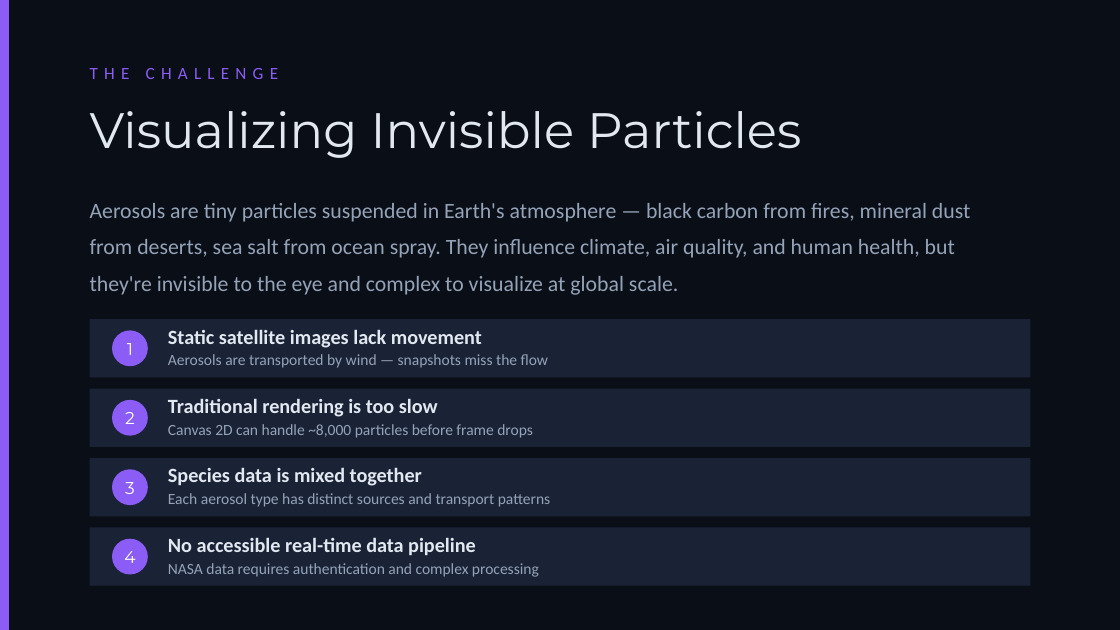
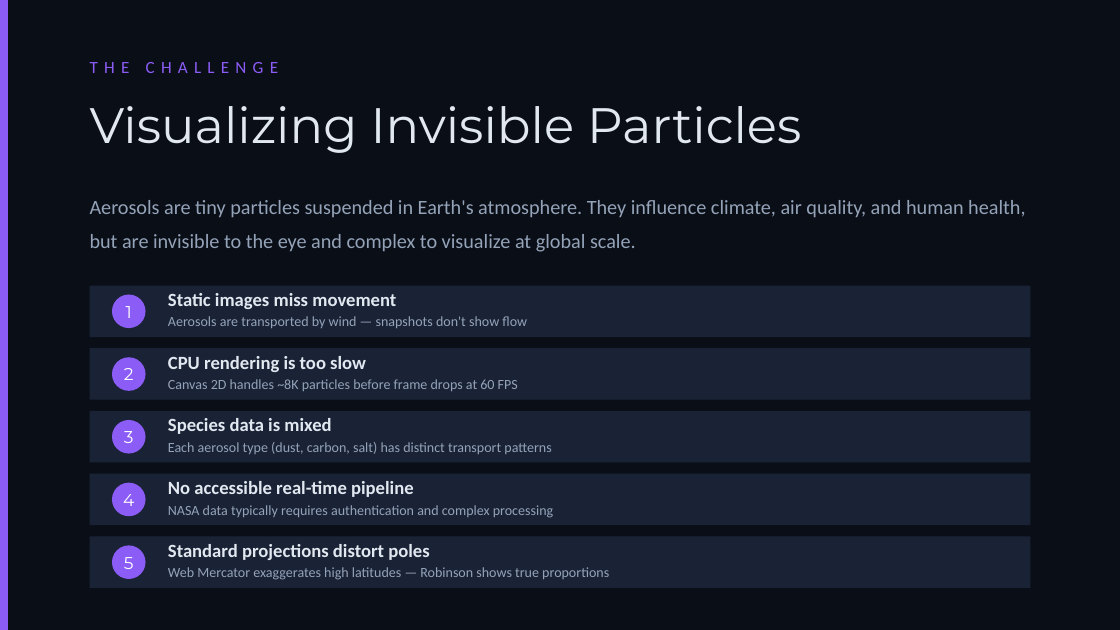
Before and after one commit to garridolecca/aerosols-globe, a slide deck: slide 2 of Earth_in_Action_Aerosols.pptx. Drawn at 1120x630 pixels with LibreOffice and Linux fonts; fonts in the diff are those of the drawing. Boxes give left, top, right and bottom in pixels: in the first picture for what was removed or moved away, otherwise in the second. Text is boxed around its words. In the diff, an @@ line names an element or a change of style, - is before the commit and + after.

```diff
--- a/Earth_in_Action_Aerosols.pptx
+++ b/Earth_in_Action_Aerosols.pptx
@@ text "THE CHALLENGE": place and size @@
-text "THE CHALLENGE" at [90, 68, 278, 79]
+text "THE CHALLENGE" at [90, 62, 278, 73]
@@ text "Visualizing Invisible Particles": place and size @@
-text "Visualizing Invisible Particles" at [90, 111, 801, 158]
+text "Visualizing Invisible Particles" at [90, 106, 801, 153]
@@ text at [90, 200, 1025, 252]: text changed; size 14 to 13 pt @@
-Aerosols are tiny particles suspended in Earth's atmosphere — black carbon from fires, mineral dust from deserts, sea salt from ocean spray. They influence climate, air quality, and human health, but they're invisible to the eye and complex to visualize at global scale.
+Aerosols are tiny particles suspended in Earth's atmosphere. They influence climate, air quality, and human health, but are invisible to the eye and complex to visualize at global scale.
@@ rectangle: place and size @@
-rectangle at [90, 319, 1030, 377]
+rectangle at [90, 286, 1030, 337]
@@ text "1": place and size @@
-text "1" at [127, 343, 133, 355]
+text "1" at [126, 306, 132, 318]
@@ ellipse: place and size @@
-ellipse at [112, 330, 148, 366]
+ellipse at [112, 295, 146, 328]
@@ text at [168, 293, 396, 309]: text changed; size 13 to 12 pt @@
-Static satellite images lack movement
+Static images miss movement
@@ text at [168, 316, 527, 328]: text changed; size 10 to 9 pt @@
-Aerosols are transported by wind — snapshots miss the flow
+Aerosols are transported by wind — snapshots don't show flow
@@ rectangle: place and size @@
-rectangle at [90, 389, 1030, 447]
+rectangle at [90, 348, 1030, 400]
@@ text "2": place and size @@
-text "2" at [125, 412, 135, 424]
+text "2" at [124, 368, 134, 380]
@@ ellipse: place and size @@
-ellipse at [112, 400, 148, 436]
+ellipse at [112, 357, 146, 391]
@@ text at [168, 356, 366, 372]: text changed; size 13 to 12 pt @@
-Traditional rendering is too slow
+CPU rendering is too slow
@@ text at [168, 379, 518, 391]: text changed; size 10 to 9 pt @@
-Canvas 2D can handle ~8,000 particles before frame drops
+Canvas 2D handles ~8K particles before frame drops at 60 FPS
@@ rectangle: place and size @@
-rectangle at [90, 458, 1030, 516]
+rectangle at [90, 411, 1030, 463]
@@ text at [168, 418, 331, 434]: text changed; size 13 to 12 pt @@
-Species data is mixed together
+Species data is mixed
@@ text "3": place and size @@
-text "3" at [125, 482, 135, 494]
+text "3" at [124, 431, 134, 443]
@@ ellipse: place and size @@
-ellipse at [112, 469, 148, 505]
+ellipse at [112, 420, 146, 454]
@@ text at [168, 442, 551, 454]: text changed; size 10 to 9 pt @@
-Each aerosol type has distinct sources and transport patterns
+Each aerosol type (dust, carbon, salt) has distinct transport patterns
@@ proportions changed in 4 elements at [90, 286, 1030, 337], [90, 348, 1030, 400], [90, 411, 1030, 463], [90, 474, 1030, 525] @@
@@ rectangle: place and size @@
-rectangle at [90, 528, 1030, 586]
+rectangle at [90, 474, 1030, 525]
@@ text "4": place and size @@
-text "4" at [124, 551, 135, 563]
+text "4" at [123, 494, 134, 506]
@@ ellipse: place and size @@
-ellipse at [112, 539, 148, 575]
+ellipse at [112, 483, 146, 516]
@@ text at [168, 481, 414, 497]: text changed; size 13 to 12 pt @@
-No accessible real-time data pipeline
+No accessible real-time pipeline
@@ text at [168, 505, 553, 518]: text changed; size 10 to 9 pt @@
-NASA data requires authentication and complex processing
+NASA data typically requires authentication and complex processing
@@ rectangle added at [90, 536, 1030, 588], fill #1A2236 @@
@@ ellipse added at [112, 545, 146, 579], fill #8B5CF6 @@
@@ text added at [124, 557, 134, 569], 11 pt, text #FFFFFF @@
+5
@@ text added at [168, 544, 429, 560], 12 pt, text #E2E8F0, bold @@
+Standard projections distort poles
@@ text added at [168, 567, 609, 580], 9 pt, text #94A3B8 @@
+Web Mercator exaggerates high latitudes — Robinson shows true proportions
```
Also in this commit, not shown: 8 other slides changed, 2 slides added.
